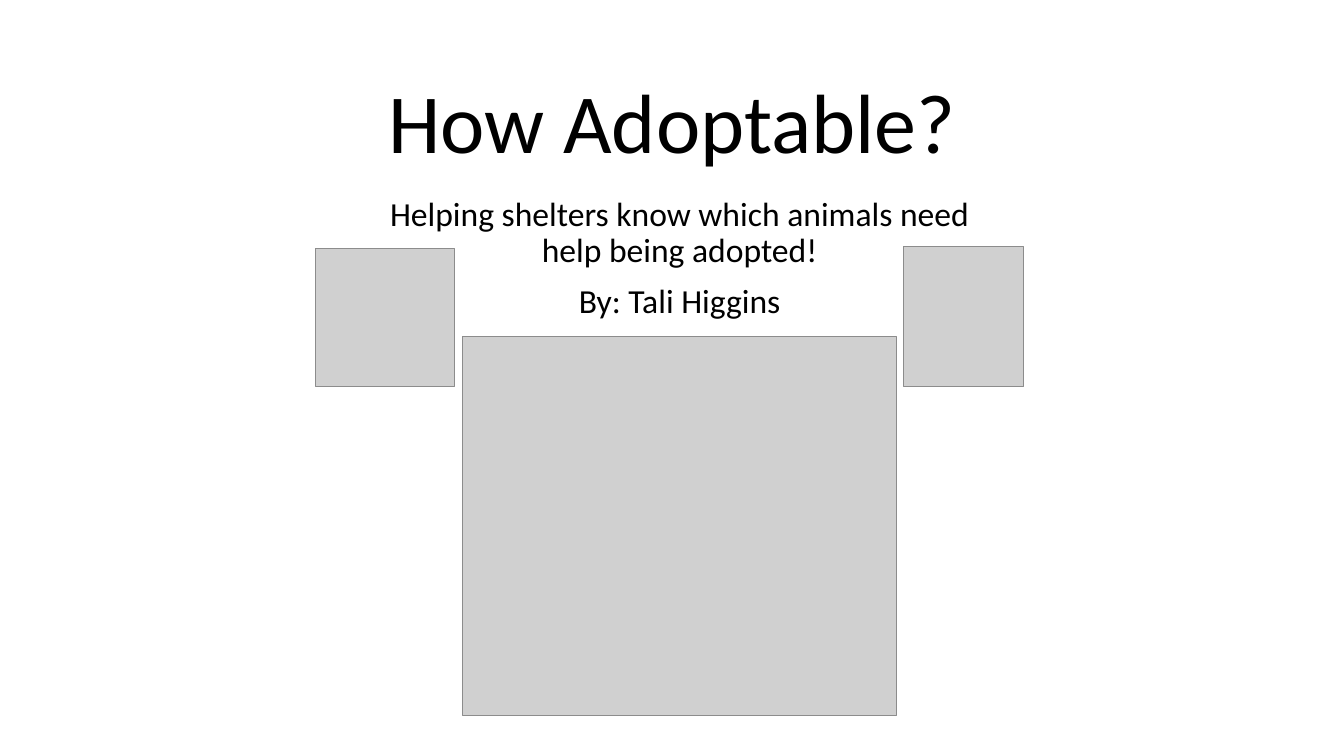
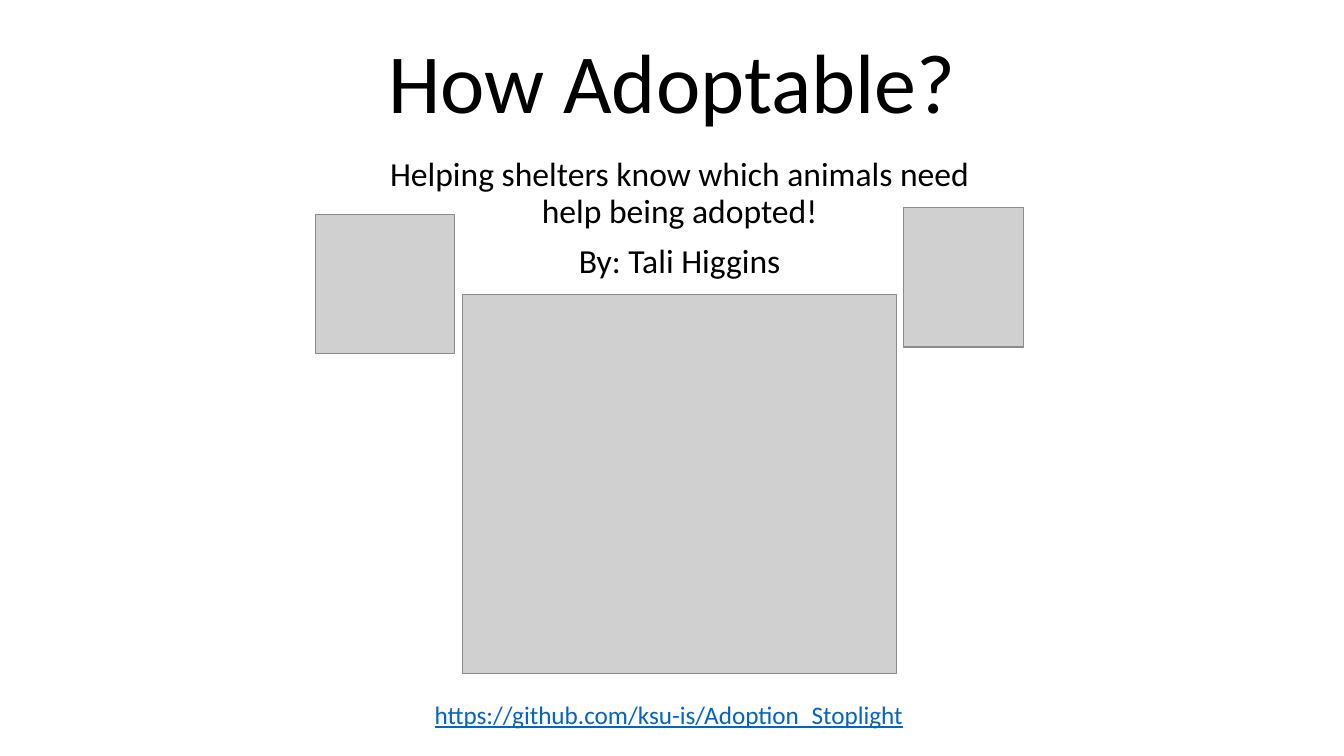
Before and after one commit to ksu-is/Adoption_Stoplight, a slide deck: slide 1 of How adoptable app.pptx. Drawn at 1344x756 pixels with LibreOffice and Linux fonts; fonts in the diff are those of the drawing; grey boxes stand for pictures; background and template pictures are left out. Boxes give left, top, right and bottom in pixels: in the first picture for what was removed or moved away, otherwise in the second. Text is boxed around its words. In the diff, an @@ line names an element or a change of style, - is before the commit and + after.

```diff
--- a/How adoptable app.pptx
+++ b/How adoptable app.pptx
@@ 1 picture, 1 title, 1 subtitle: place and size @@
-1 picture, 1 title, 1 subtitle at [388, 94, 1024, 387]
+1 picture, 1 title, 1 subtitle at [388, 54, 1024, 347]
@@ picture: place and size @@
-picture at [316, 248, 454, 386]
+picture at [316, 215, 454, 353]
@@ picture: place and size @@
-picture at [463, 337, 897, 716]
+picture at [463, 294, 897, 674]
@@ text added at [435, 706, 903, 729], 18 pt, text #0563C1, underline @@
+https://github.com/ksu-is/Adoption_Stoplight
```
Also in this commit, not shown: 1 other file.
